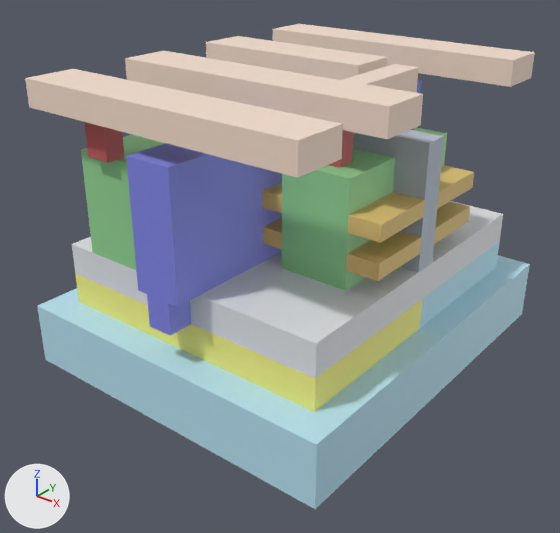
One commit to the glTF model models/show_fs.glb: the scene before it, then after it.
Camera for both pictures: a 50 mm camera at (139.5, -183.1, 103.8) aimed at (0.5, -9.4, -3.9). Every picture has the same lights, and +X, +Y and +Z are marked at lower left. The picture after the commit comes second.

Names of what the first picture shows: 'fox', 'm0_gnd', 'm0_in', 'm0_out', 'm0_vdd', 'md_out', 'md_vdd', 'nwell', 'p_ws2', 'po', 'pwell', 'pwell_u', 'wall' and 8 more.
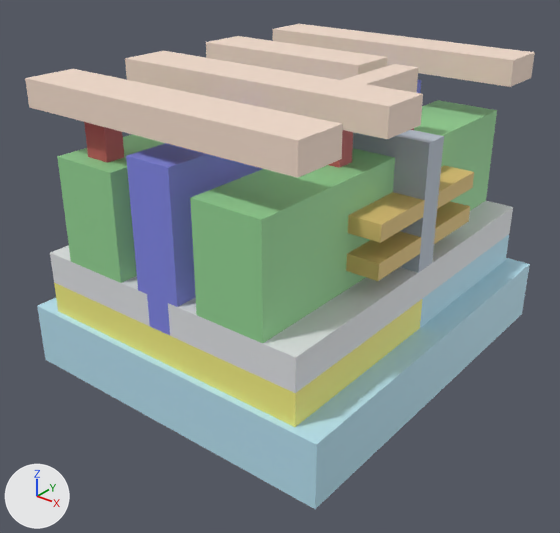
Boxes (x1, y1, x2, y2) around the edits, measured in the pictures (560 x 533 px; the box of a moved part takes in the faces that stretch with it):
'md_out', reshaped (86% wider, 48% taller): before (282, 127, 447, 291); after (190, 100, 497, 343)
'fox', rescaled (7% wider, 8% taller): before (72, 201, 503, 378); after (50, 201, 513, 393)
'nwell', rescaled (6% wider): before (75, 273, 422, 412); after (54, 283, 422, 427)
'md_vdd', moved, rescaled: before (81, 134, 165, 270); after (57, 134, 165, 283)
'pwell_u', rescaled (11% wider, 7% taller): before (420, 241, 500, 328); after (420, 235, 509, 328)
part 5 of me_md_out__md, moved or reshaped (mostly hidden before): before (414, 127, 447, 167); after (414, 100, 497, 211)
part 6 of me_md_out__md, moved or reshaped: before (282, 168, 366, 291); after (190, 168, 366, 343)

Diff of the bpy script that builds the scene:
```diff
--- a/models/show_fs.glb.py
+++ b/models/show_fs.glb.py
@@ me_pwell_u__pwell @@
 # used by ob_pwell_u; location = (0.0, 0.0, 0.0)
-me_pwell_u__pwell.from_pydata(...)  # 8 vertices, 12 faces; spans x -46.5..46.5, y 0.0..53.0, z -14.0..-4.0
+me_pwell_u__pwell.from_pydata(...)  # 8 vertices, 12 faces; spans x -46.5..46.5, y 0.0..61.0, z -14.0..-4.0
+# me_pwell_u__pwell part 1: the whole mesh is scaled about the mesh origin by (1, 1.15, 1)
 me_pwell_u__pwell.materials.append(mat_p_well)
@@ me_nwell__nwell @@
 # used by ob_nwell; location = (0.0, 0.0, 0.0)
-me_nwell__nwell.from_pydata(...)  # 8 vertices, 12 faces; spans x -46.5..46.5, y -53.0..0.0, z -14.0..-4.0
+me_nwell__nwell.from_pydata(...)  # 8 vertices, 12 faces; spans x -46.5..46.5, y -61.0..0.0, z -14.0..-4.0
+# me_nwell__nwell part 2: the whole mesh is scaled about the mesh origin by (1, 1.15, 1)
 me_nwell__nwell.materials.append(mat_n_well)
@@ me_fox__fox @@
 # used by ob_fox; location = (0.0, 0.0, 0.0)
-me_fox__fox.from_pydata(...)  # 16 vertices, 24 faces; spans x -46.5..46.5, y -53.0..53.0, z -4.0..6.0
+me_fox__fox.from_pydata(...)  # 16 vertices, 24 faces; spans x -46.5..46.5, y -61.0..61.0, z -4.0..6.0
+# me_fox__fox part 3: the whole mesh is scaled about its middle by (1, 1.15, 1)
 me_fox__fox.materials.append(mat_sio2__field)
@@ me_md_vdd__md @@
 # used by ob_md_vdd; location = (0.0, 0.0, 0.0)
-me_md_vdd__md.from_pydata(...)  # 8 vertices, 12 faces; spans x -36.5..-14.5, y -53.0..-4.0, z 6.0..38.0
+me_md_vdd__md.from_pydata(...)  # 8 vertices, 12 faces; spans x -36.5..-14.5, y -61.0..-4.0, z 6.0..38.0
+# me_md_vdd__md part 4: the whole mesh is scaled about its middle by (1, 1.16, 1), then moved by (0.0, -4.0, 0.0)
 me_md_vdd__md.materials.append(mat_md)
@@ me_md_out__md @@
 # used by ob_md_out; location = (0.0, 0.0, 0.0)
 # before: 0 (14.5, 26.0, 6.0), 2 (14.5, 26.0, 38.0), 4 (36.5, 26.0, 6.0), 6 (36.5, 26.0, 38.0) at pixel (447, 133)
 # before: 9 (14.5, -26.0, 6.0) at pixel (281, 268), 11 (14.5, -26.0, 38.0), 13 (36.5, -26.0, 6.0) at pixel (345, 290), 15 (36.5, -26.0, 38.0) at pixel (349, 178)
-me_md_out__md.from_pydata(...)  # 16 vertices, 24 faces; spans x 14.5..36.5, y -26.0..26.0, z 6.0..38.0
+me_md_out__md.from_pydata(...)  # 16 vertices, 24 faces; spans x 14.5..36.5, y -61.0..61.0, z 6.0..38.0
+# me_md_out__md part 5
+for i in [0, 2, 4, 6]: me_md_out__md.vertices[i].co += Vector((0.0, 35.0, 0.0))
+# me_md_out__md part 6
+for i in [9, 11, 13, 15]: me_md_out__md.vertices[i].co += Vector((0.0, -35.0, 0.0))
 me_md_out__md.materials.append(mat_md)
```
